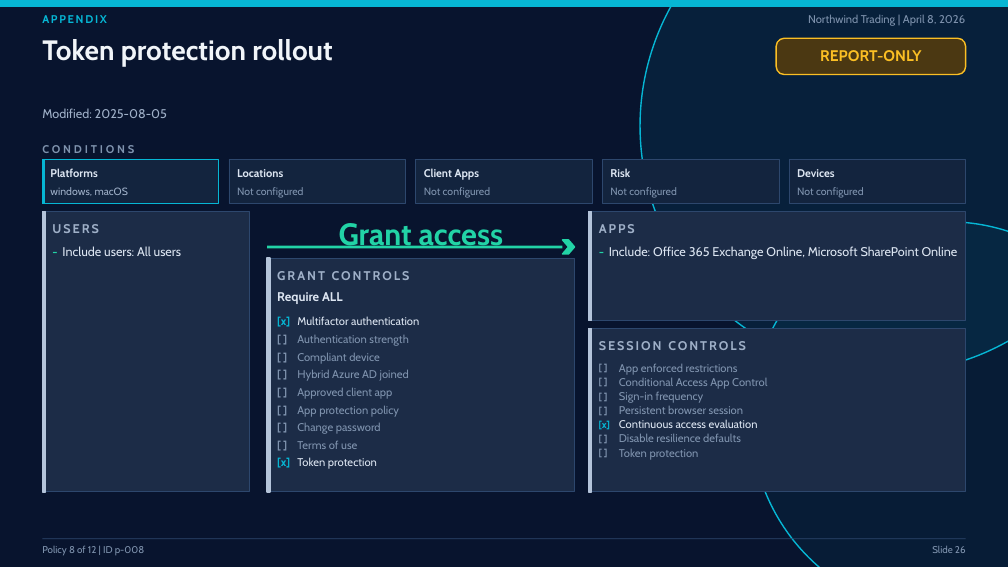
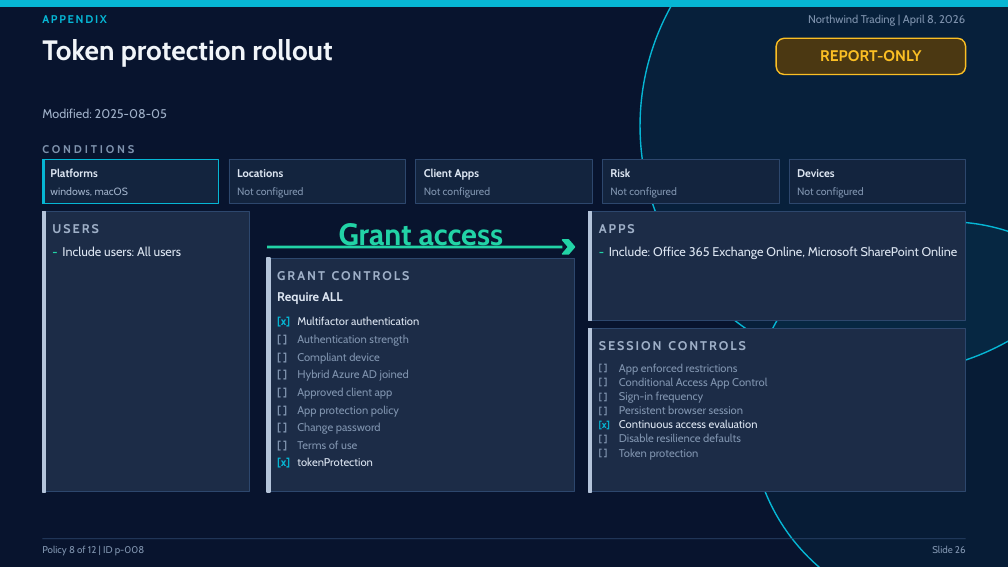
Before and after one commit to laroy-sh/ca-presentation, a slide deck: slide 26 of examples/sample/CA_Security_Posture_Report.sample.pptx. Drawn at 1008x567 pixels with LibreOffice and Linux fonts; fonts in the diff are those of the drawing. Boxes give left, top, right and bottom in pixels: in the first picture for what was removed or moved away, otherwise in the second. Text is boxed around its words. In the diff, an @@ line names an element or a change of style, - is before the commit and + after.

```diff
--- a/examples/sample/CA_Security_Posture_Report.sample.pptx
+++ b/examples/sample/CA_Security_Posture_Report.sample.pptx
@@ text at <box>297,457,373,466</box>: text changed @@
-Token protection
+tokenProtection
```
Also in this commit, not shown: 15 other files.
